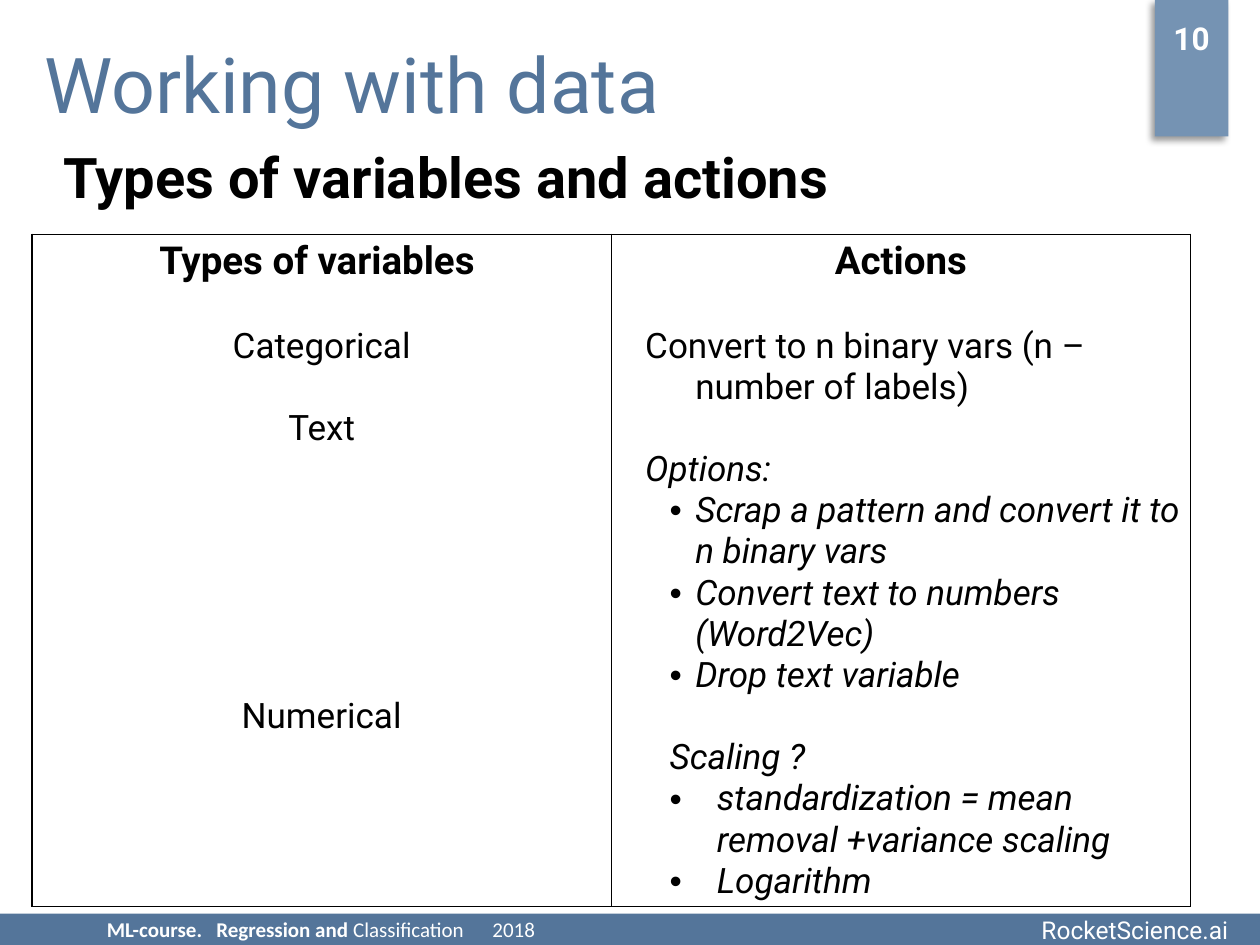
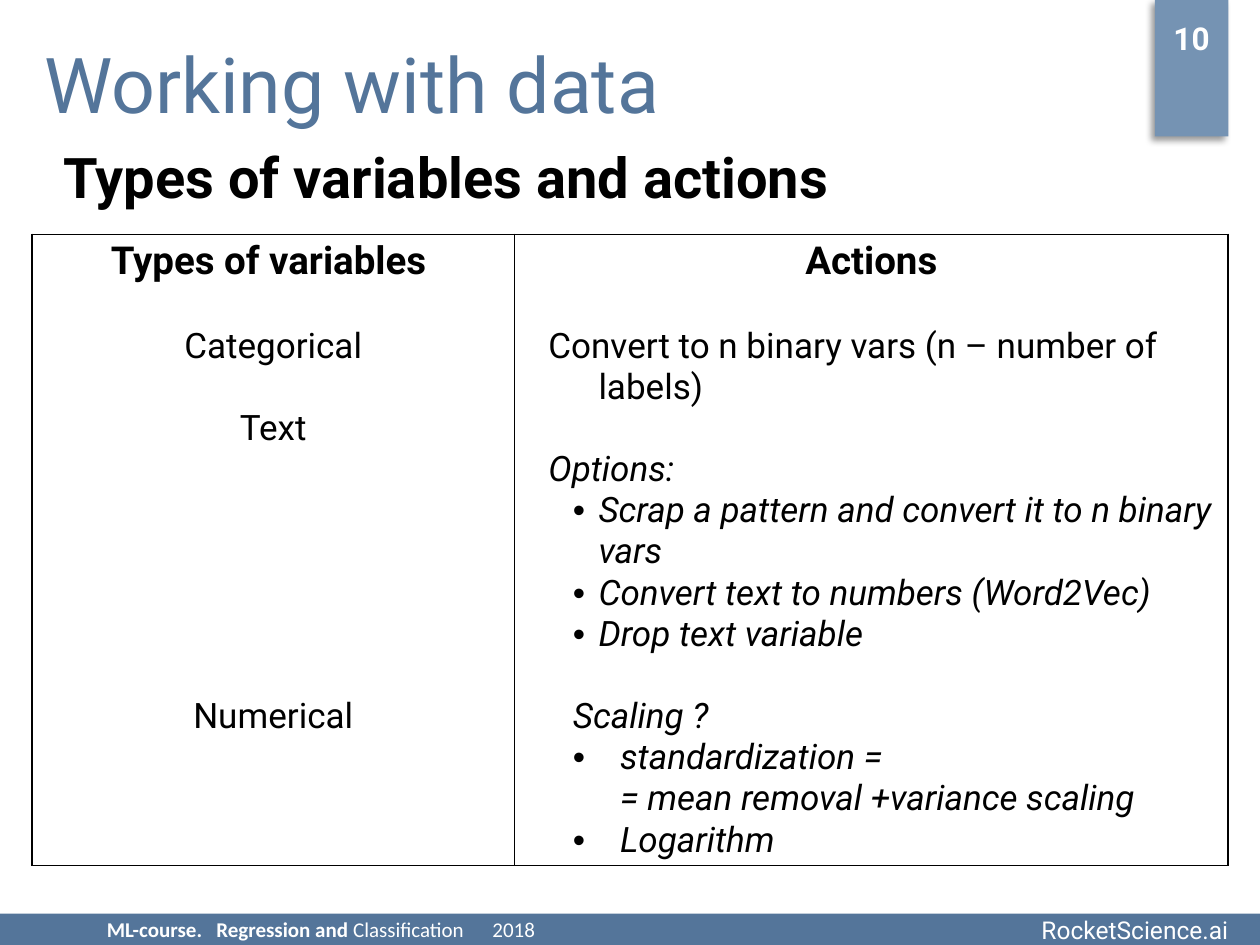
Before and after one commit to rjaffk/tensorby, a slide deck: slide 10 of lecture_2/presentation/lecture_2.pptx. Drawn at 1260x945 pixels with LibreOffice and Linux fonts; fonts in the diff are those of the drawing; background and template pictures are left out. Boxes give left, top, right and bottom in pixels: in the first picture for what was removed or moved away, otherwise in the second. Text is boxed around its words. In the diff, an @@ line names an element or a change of style, - is before the commit and + after.

```diff
--- a/lecture_2/presentation/lecture_2.pptx
+++ b/lecture_2/presentation/lecture_2.pptx
@@ table at (33,234,1228,878) @@
-row 1, column 2: Actions / Convert to n binary vars (n – number of labels) / Options: / Scrap a pattern and convert it to n binary vars / Convert text to numbers (Word2Vec) / Drop text variable / Scaling ? / standardization = mean removal +variance scaling / Logarithm
+row 1, column 2: Actions / Convert to n binary vars (n – number of labels) / Options: / Scrap a pattern and convert it to n binary vars / Convert text to numbers (Word2Vec) / Drop text variable / Scaling ? / standardization = = mean removal +variance scaling / Logarithm
@@ table: place and size @@
-table at (33,234,1192,920)
+table at (33,234,1228,878)
```
Also in this commit, not shown: 10 other slides changed, 9 slides added, 6 other files.
